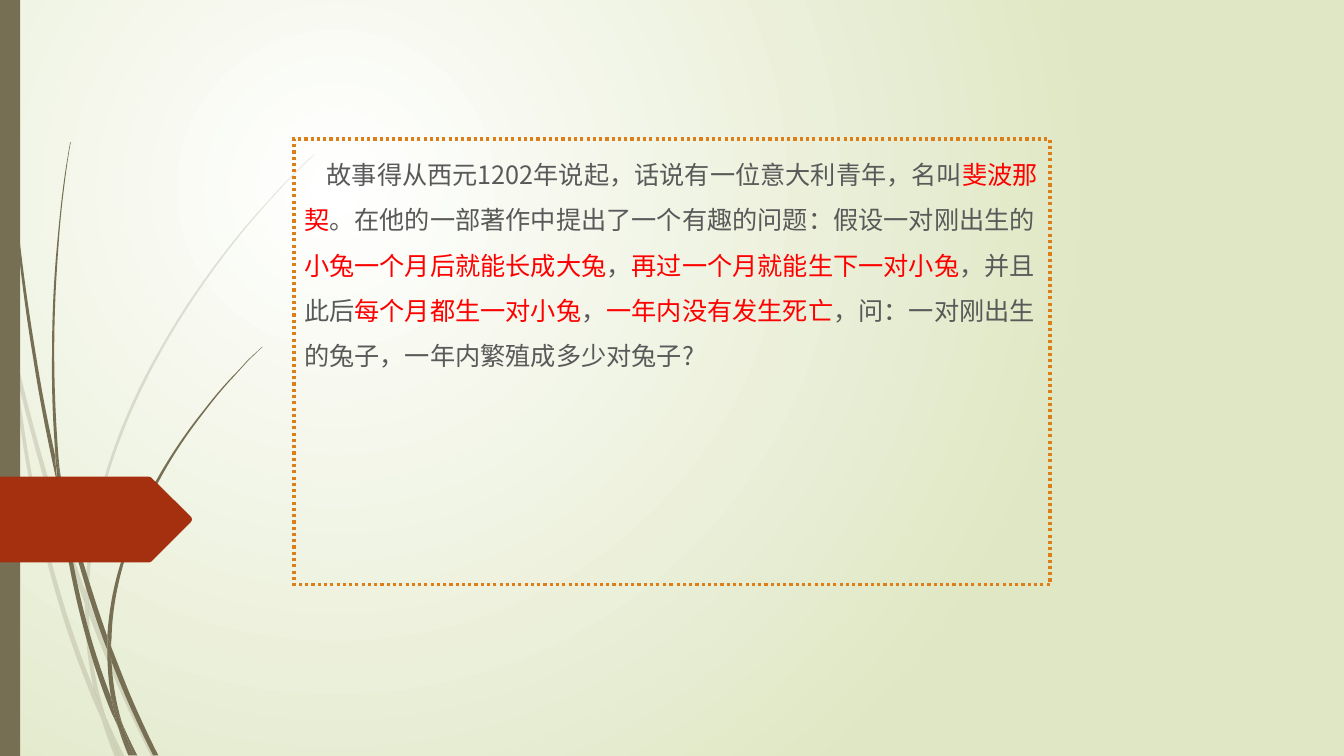
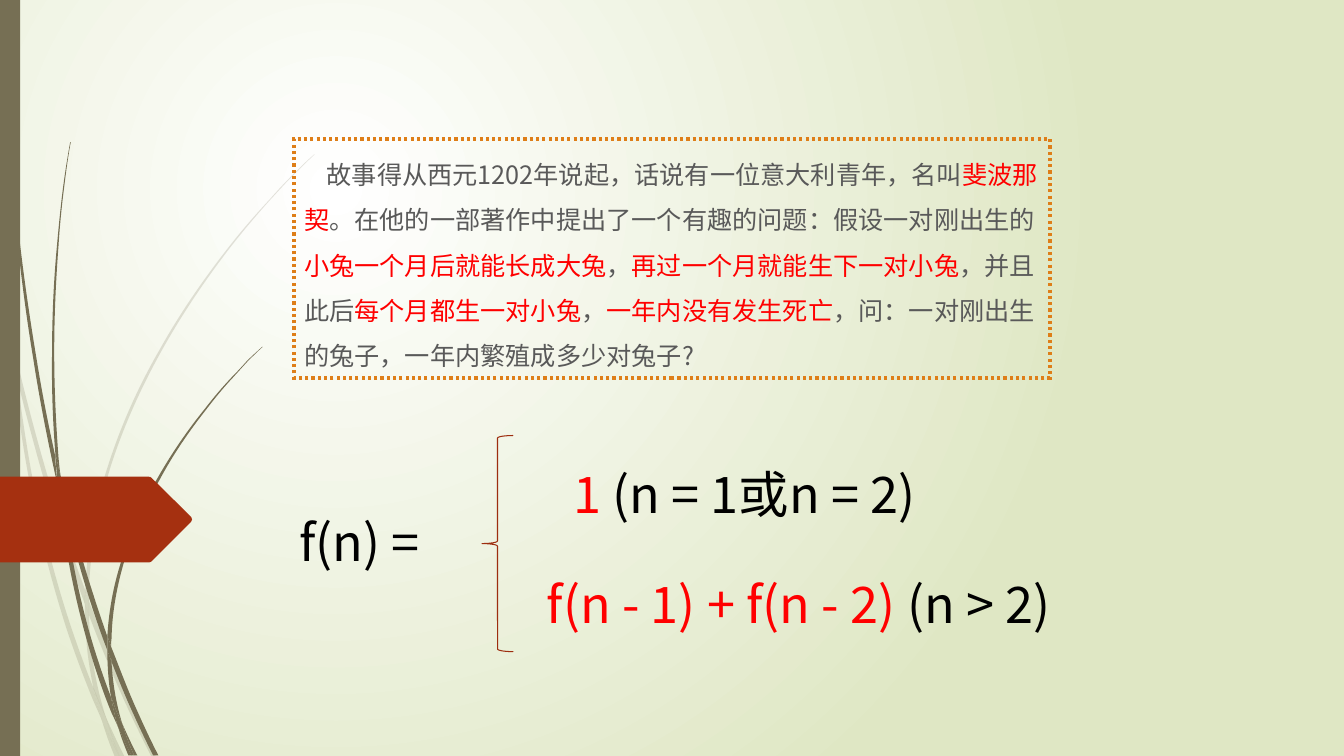
Before and after one commit to hongm32/2020design, a slide deck: slide 11 of 【第10课】递归算法/【第10课】递归算法.pptx. Drawn at 1344x756 pixels with LibreOffice and Linux fonts; fonts in the diff are those of the drawing. Boxes give left, top, right and bottom in pixels: in the first picture for what was removed or moved away, otherwise in the second. Text is boxed around its words. In the diff, an @@ line names an element or a change of style, - is before the commit and + after.

```diff
--- a/【第10课】递归算法/【第10课】递归算法.pptx
+++ b/【第10课】递归算法/【第10课】递归算法.pptx
@@ subtitle "故事得从西元1202年说起，话说有一位意大利青年，名叫斐波那契。在他的一部著作中提出了一个有趣的问题：假设一对刚出生的小 ...": place and size @@
-subtitle "故事得从西元1202年说起，话说有一位意大利青年，名叫斐波那契。在他的一部著作中提出了一个有趣的问题：假设一对刚出生的小 ..." at <box>294,139,1051,585</box>
+subtitle "故事得从西元1202年说起，话说有一位意大利青年，名叫斐波那契。在他的一部著作中提出了一个有趣的问题：假设一对刚出生的小 ..." at <box>294,139,1051,378</box>
@@ group added at <box>299,436,1050,651</box>: 3 texts, 1 left brace @@
+f(n) =
+1 (n = 1或n = 2)
+f(n - 1) + f(n - 2) (n > 2)
```
Also in this commit, not shown: 7 other slides changed, 3 slides removed, 7 other files.
